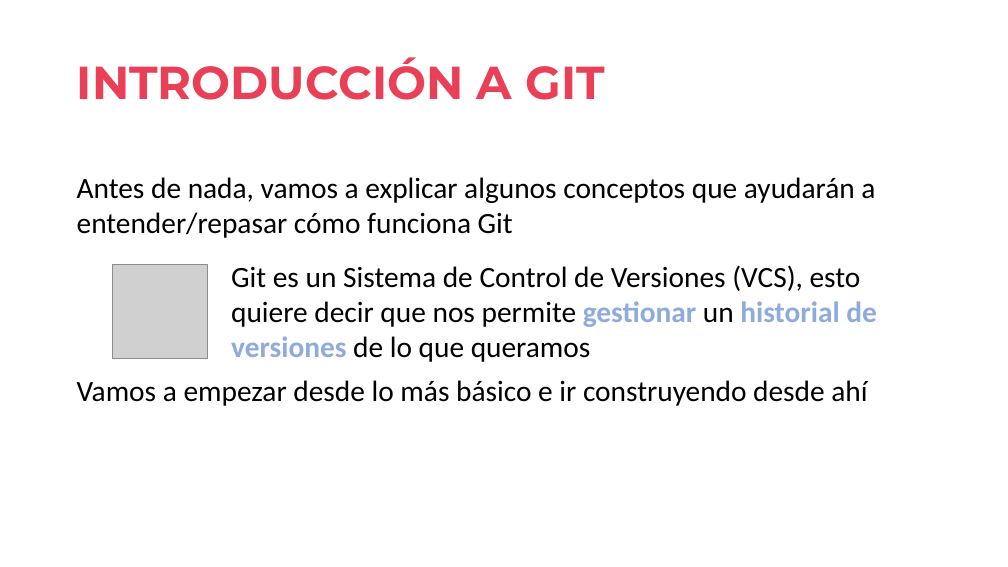
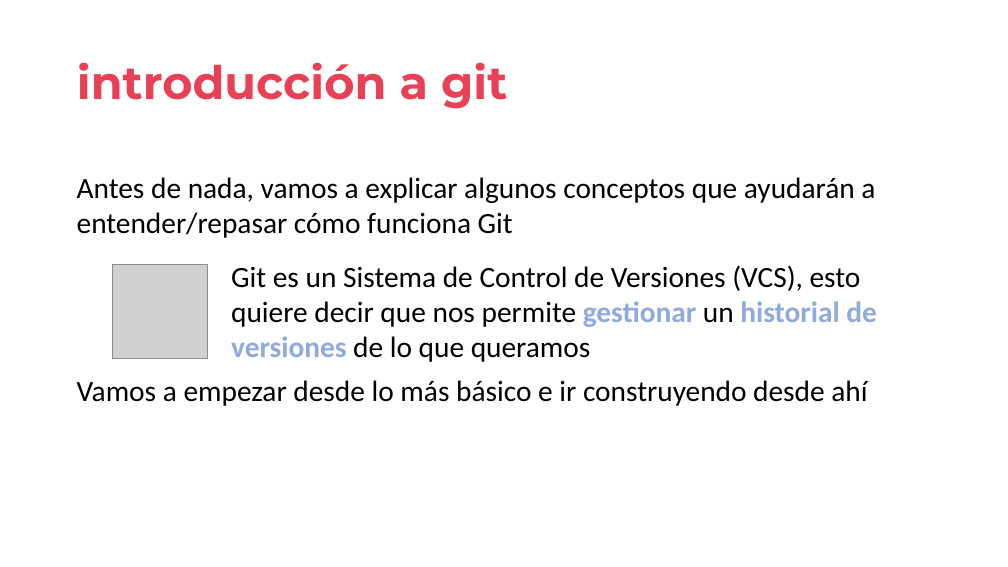
Before and after one commit to jofaval/talks-about, a slide deck: slide 6 of simplifying-git/fear-the-cli-no-more/simplifying-git-fear-the-cli-no-more.slides.es.pptx. Drawn at 1008x567 pixels with LibreOffice and Linux fonts; fonts in the diff are those of the drawing; grey boxes stand for pictures. Boxes give left, top, right and bottom in pixels: in the first picture for what was removed or moved away, otherwise in the second. Text is boxed around its words. In the diff, an @@ line names an element or a change of style, - is before the commit and + after.

```diff
--- a/simplifying-git/fear-the-cli-no-more/simplifying-git-fear-the-cli-no-more.slides.es.pptx
+++ b/simplifying-git/fear-the-cli-no-more/simplifying-git-fear-the-cli-no-more.slides.es.pptx
@@ title at box(77, 62, 507, 109): text changed @@
-INTRODUCCIÓN A GIT
+introducción a git
```
Also in this commit, not shown: 12 other slides changed, 7 slides added, 1 other file.
